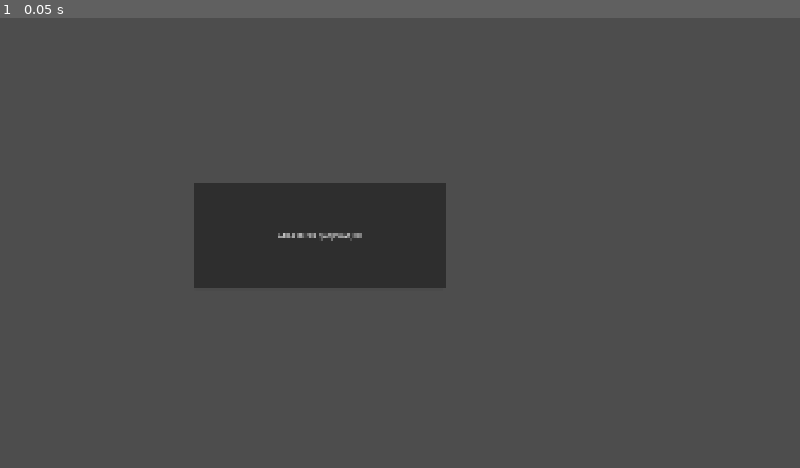
Above: before the commit, frame 1.
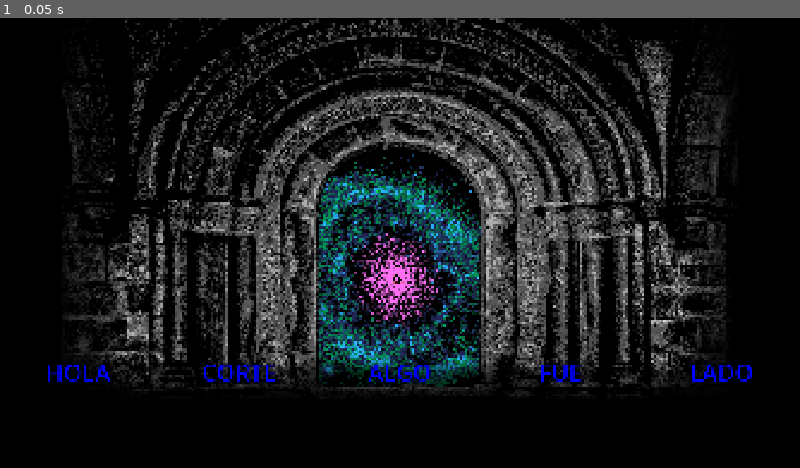
Above: after the commit, the same moment.

Repository: uminekoala/SeviJam6
Game: Godot game, scene res://SCENES/main.tscn
The game is run twice, just before and just after one commit, with the same random seed, the same clock (stepped at 60 frames per second) and the same inputs.
Inputs:
- Up to frame 1 (0.05 s): no input

The runs differ from the first frame. In frame 1, 88% of the frame differs, in the area x 0-100%, y 0-100%.

Commit message:
Primer raw del gameplay

Diff:
--- a/sevi-jam-6/SCENES/main.tscn
+++ b/sevi-jam-6/SCENES/main.tscn
@@ -1,6 +1,10 @@
 [gd_scene format=3 uid="uid://b8661bv6rht3u"]
 
 [ext_resource type="Script" uid="uid://cnl2fxijtk84v" path="res://SCRIPTS/main.gd" id="1_xh1h4"]
+[ext_resource type="Texture2D" uid="uid://q65lta1qp4q2" path="res://ASSETS/NEBULOSA_TRANS.png" id="2_0u8pi"]
+[ext_resource type="PackedScene" uid="uid://bkw5n5or2fn65" path="res://SCENES/panel_word.tscn" id="2_ac0l5"]
+[ext_resource type="Texture2D" uid="uid://dqckg2nemmsfy" path="res://ASSETS/PORTAL_BORDES.png" id="3_ys6xq"]
+[ext_resource type="Texture2D" uid="uid://d2fu14cnwfnow" path="res://ASSETS/PORTAL.png" id="4_df0lc"]
 
 [node name="Main" type="Control" unique_id=1683322235]
 layout_mode = 3
@@ -11,15 +15,122 @@
 grow_vertical = 2
 script = ExtResource("1_xh1h4")
 
-[node name="Button" type="Button" parent="." unique_id=282236916]
+[node name="ColorRect" type="ColorRect" parent="." unique_id=1252218071]
 layout_mode = 1
 anchors_preset = -1
-anchor_left = 0.24300002
-anchor_top = 0.36600003
-anchor_right = 0.55600005
-anchor_bottom = 0.60300004
-offset_left = -0.5600281
-offset_top = -0.2800293
-offset_right = 0.4798584
-offset_bottom = -0.24005127
-text = "ADLASMFKAFJAFJFWAFJKK"
+anchor_left = 0.35900003
+anchor_top = 0.372
+anchor_right = 0.62
+anchor_bottom = 0.726
+offset_left = 0.7199707
+offset_top = 0.23999023
+offset_right = -0.4000244
+offset_bottom = -0.08001709
+color = Color(1, 0.4392157, 0.9607843, 1)
+
+[node name="Nebulosa" type="TextureRect" parent="." unique_id=1513005473]
+layout_mode = 1
+anchors_preset = -1
+anchor_left = 0.17400001
+anchor_top = 0.07300001
+anchor_right = 0.81100005
+anchor_bottom = 0.86800003
+offset_left = 0.9199829
+offset_top = 0.15999603
+offset_right = 0.8798828
+offset_bottom = -0.44006348
+grow_horizontal = 2
+grow_vertical = 2
+texture = ExtResource("2_0u8pi")
+expand_mode = 1
+metadata/_edit_lock_ = true
+
+[node name="PortalBordes" type="TextureRect" parent="." unique_id=1979764003]
+layout_mode = 1
+anchors_preset = 15
+anchor_right = 1.0
+anchor_bottom = 1.0
+grow_horizontal = 2
+grow_vertical = 2
+texture = ExtResource("3_ys6xq")
+metadata/_edit_lock_ = true
+
+[node name="Portal" type="TextureRect" parent="." unique_id=1084267328]
+visible = false
+layout_mode = 1
+anchors_preset = 15
+anchor_right = 1.0
+anchor_bottom = 1.0
+grow_horizontal = 2
+grow_vertical = 2
+texture = ExtResource("4_df0lc")
+metadata/_edit_lock_ = true
+
+[node name="HBoxContainer" type="HBoxContainer" parent="." unique_id=1836792828]
+layout_mode = 1
+anchors_preset = -1
+anchor_top = 0.694
+anchor_right = 1.0
+anchor_bottom = 0.88100004
+offset_top = 0.47998047
+offset_bottom = -0.4800415
+grow_horizontal = 2
+grow_vertical = 0
+theme_override_constants/separation = 10
+
+[node name="MarginContainer" type="MarginContainer" parent="HBoxContainer" unique_id=1427598185]
+layout_mode = 2
+size_flags_horizontal = 3
+
+[node name="PanelWord" parent="HBoxContainer/MarginContainer" unique_id=685837623 instance=ExtResource("2_ac0l5")]
+layout_mode = 2
+
+[node name="MarginContainer2" type="MarginContainer" parent="HBoxContainer" unique_id=479259117]
+layout_mode = 2
+size_flags_horizontal = 3
+
+[node name="PanelWord" parent="HBoxContainer/MarginContainer2" unique_id=1953935624 instance=ExtResource("2_ac0l5")]
+layout_mode = 2
+
+[node name="Words" parent="HBoxContainer/MarginContainer2/PanelWord/MarginContainer" parent_id_path=PackedInt32Array(1953935624, 868865974) index="0" unique_id=343419220]
+text = "CORTE"
+id = 1
+
+[node name="MarginContainer3" type="MarginContainer" parent="HBoxContainer" unique_id=193801468]
+layout_mode = 2
+size_flags_horizontal = 3
+
+[node name="PanelWord" parent="HBoxContainer/MarginContainer3" unique_id=1413510630 instance=ExtResource("2_ac0l5")]
+layout_mode = 2
+
+[node name="Words" parent="HBoxContainer/MarginContainer3/PanelWord/MarginContainer" parent_id_path=PackedInt32Array(1413510630, 868865974) index="0" unique_id=343419220]
+text = "ALGO"
+id = 2
+
+[node name="MarginContainer4" type="MarginContainer" parent="HBoxContainer" unique_id=1348050489]
+layout_mode = 2
+size_flags_horizontal = 3
+
+[node name="PanelWord" parent="HBoxContainer/MarginContainer4" unique_id=463283630 instance=ExtResource("2_ac0l5")]
+layout_mode = 2
+
+[node name="Words" parent="HBoxContainer/MarginContainer4/PanelWord/MarginContainer" parent_id_path=PackedInt32Array(463283630, 868865974) index="0" unique_id=343419220]
+text = "FUE"
+id = 3
+
+[node name="MarginContainer5" type="MarginContainer" parent="HBoxContainer" unique_id=751890386]
+layout_mode = 2
+size_flags_horizontal = 3
+
+[node name="PanelWord" parent="HBoxContainer/MarginContainer5" unique_id=524969316 instance=ExtResource("2_ac0l5")]
+layout_mode = 2
+
+[node name="Words" parent="HBoxContainer/MarginContainer5/PanelWord/MarginContainer" parent_id_path=PackedInt32Array(524969316, 868865974) index="0" unique_id=343419220]
+text = "LADO"
+id = 4
+
+[editable path="HBoxContainer/MarginContainer/PanelWord"]
+[editable path="HBoxContainer/MarginContainer2/PanelWord"]
+[editable path="HBoxContainer/MarginContainer3/PanelWord"]
+[editable path="HBoxContainer/MarginContainer4/PanelWord"]
+[editable path="HBoxContainer/MarginContainer5/PanelWord"]
--- /dev/null
+++ b/sevi-jam-6/SCENES/panel_word.tscn
@@ -0,0 +1,34 @@
+[gd_scene format=3 uid="uid://bkw5n5or2fn65"]
+
+[ext_resource type="PackedScene" uid="uid://ca65c2vqhovuk" path="res://SCENES/words.tscn" id="1_cvflv"]
+
+[sub_resource type="StyleBoxEmpty" id="StyleBoxEmpty_bviin"]
+
+[node name="PanelWord" type="Panel" unique_id=685837623]
+anchors_preset = -1
+anchor_left = 0.001
+anchor_top = 0.006
+anchor_right = 0.157
+anchor_bottom = 0.14400001
+offset_left = 0.07999992
+offset_top = -0.48000002
+offset_right = 0.55999756
+offset_bottom = 0.47999573
+grow_horizontal = 2
+grow_vertical = 2
+theme_override_styles/panel = SubResource("StyleBoxEmpty_bviin")
+
+[node name="MarginContainer" type="MarginContainer" parent="." unique_id=868865974]
+layout_mode = 1
+anchors_preset = 15
+anchor_right = 1.0
+anchor_bottom = 1.0
+grow_horizontal = 2
+grow_vertical = 2
+theme_override_constants/margin_left = 10
+theme_override_constants/margin_top = 10
+theme_override_constants/margin_right = 10
+theme_override_constants/margin_bottom = 10
+
+[node name="Words" parent="MarginContainer" unique_id=343419220 instance=ExtResource("1_cvflv")]
+layout_mode = 2
--- /dev/null
+++ b/sevi-jam-6/SCENES/spell_controller.tscn
@@ -0,0 +1,6 @@
+[gd_scene format=3 uid="uid://bfahmupmw14mq"]
+
+[ext_resource type="Script" uid="uid://bi0xude8f5tl7" path="res://SCRIPTS/spell_controller.gd" id="1_ceqop"]
+
+[node name="SpellController" type="Node" unique_id=1845443421]
+script = ExtResource("1_ceqop")
--- /dev/null
+++ b/sevi-jam-6/SCENES/words.tscn
@@ -0,0 +1,22 @@
+[gd_scene format=3 uid="uid://ca65c2vqhovuk"]
+
+[ext_resource type="Script" uid="uid://bwsonqtkxb0ab" path="res://SCRIPTS/words.gd" id="1_l3dw1"]
+
+[node name="Words" type="RichTextLabel" unique_id=343419220]
+anchors_preset = 15
+anchor_right = 1.0
+anchor_bottom = 1.0
+grow_horizontal = 2
+grow_vertical = 2
+theme_override_colors/default_color = Color(1, 1, 1, 1)
+theme_override_colors/font_outline_color = Color(0, 0, 0, 1)
+theme_override_constants/outline_size = 5
+theme_override_font_sizes/normal_font_size = 56
+bbcode_enabled = true
+text = "HOLA"
+fit_content = true
+scroll_active = false
+autowrap_mode = 0
+horizontal_alignment = 1
+vertical_alignment = 1
+script = ExtResource("1_l3dw1")
--- /dev/null
+++ b/sevi-jam-6/SCRIPTS/global.gd
@@ -0,0 +1,52 @@
+extends Node
+
+# funcion global para todas las señales y variables a usar.
+# maquina de estado too
+
+var current_state = 0
+var dict_of_letters = ['A', 'B', 'C', 'D', 'E', 'F', 'G', 'H', 'I', 'J', 'K', 'L']
+var rgb_array = []
+var rgb_total
+var array_id = []
+signal word_solved(rgb_value, id)
+signal word_unsolved(rgb_value,id)
+
+# Called when the node enters the scene tree for the first time.
+func _ready() -> void:
+	connect("word_solved", on_word_solved)
+	connect("word_unsolved", on_word_unsolved)
+
+
+# Called every frame. 'delta' is the elapsed time since the previous frame.
+func _process(delta: float) -> void:
+	pass
+
+func on_word_solved(color: Color, id: int) -> void:
+	if (array_id.has(id)):
+		pass
+	else:
+		array_id.append(id)
+		rgb_array.append(color)
+		calculateColor()
+		print(array_id.size())
+		if (array_id.size() == 2):
+			next_state()
+
+func on_word_unsolved(color: Color, id: int) -> void:
+	if (array_id.has(id)):
+		array_id.erase(id)
+		rgb_array.erase(color)
+		calculateColor()
+
+func calculateColor() -> Color:
+	if rgb_array.size() == 2:
+		# Se han rellenado las dos palabras.
+		rgb_total = rgb_array[0] + rgb_array[1]
+		return rgb_total
+	elif rgb_array.size() == 1:
+		return rgb_array[0]
+	else:
+		return Color.BLACK
+
+func next_state() -> void:
+	print("next state")
--- /dev/null
+++ b/sevi-jam-6/SCRIPTS/spell_controller.gd
@@ -0,0 +1,22 @@
+extends Node
+
+signal letter_pressed(letter)
+signal letter_released(letter)
+
+var is_gameplay = true #debug
+
+# Called when the node enters the scene tree for the first time.
+func _ready() -> void:
+	pass # Replace with function body.
+
+# Called every frame. 'delta' is the elapsed time since the previous frame.
+func _process(delta: float) -> void:
+	pass
+
+
+func _input(event):
+	if is_gameplay:
+		if event is InputEventKey and event.is_pressed():
+			letter_pressed.emit(event.as_text_key_label())
+		elif event is InputEventKey and event.is_released():
+			letter_released.emit(event.as_text_key_label())
--- /dev/null
+++ b/sevi-jam-6/SCRIPTS/words.gd
@@ -0,0 +1,83 @@
+extends RichTextLabel
+
+var is_solved = false
+@export var rgb_value = Color.BLUE
+@export var id = 0
+var array_letters = []
+var array_pressed_letters = []
+var dict_animated_letters = {}
+var is_animated = false
+@onready var original_text = text
+
+
+# Called when the node enters the scene tree for the first time.
+func _ready() -> void:
+	SpellController.connect("letter_pressed", on_letter_pressed)
+	SpellController.connect("letter_released", on_letter_released)
+	for c in text:
+		array_letters.append(c)
+	array_letters = unique_array(array_letters)
+	array_letters.sort()
+	for a in array_letters:
+		dict_animated_letters[a] = false
+
+	add_theme_color_override("default_color",rgb_value)
+
+
+# Called every frame. 'delta' is the elapsed time since the previous frame.
+func _process(delta: float) -> void:
+	pass
+
+func unique_array(arr: Array) -> Array:
+	var dict := {}
+	for a in arr:
+		dict[a] = 1
+	return dict.keys()
+
+
+func on_letter_pressed(letter: String) -> void:
+	if array_pressed_letters.has(letter):
+		pass
+	if original_text.contains(letter):
+		animate_such_letter(letter)
+		array_pressed_letters.append(letter)
+		array_pressed_letters = unique_array(array_pressed_letters)
+		array_pressed_letters.sort()
+		if array_letters.size() <= array_pressed_letters.size():
+			var solved = true
+			for i in range(array_letters.size()):
+				if array_pressed_letters[i] != array_letters[i]:
+					solved = false
+					break
+			is_solved = solved
+			#print("array letters")
+			#print(array_letters)
+			#print("array pressed letters")
+			#print(array_pressed_letters)
+			#print("valor")
+			#print(is_solved)
+			if (is_solved):
+				Global.word_solved.emit(rgb_value, id)
+
+
+func on_letter_released(letter: String) -> void:
+	if array_pressed_letters.has(letter):
+		if is_solved:
+			Global.word_unsolved.emit(rgb_value, id)
+			is_solved = false
+		array_pressed_letters = unique_array(array_pressed_letters)
+		array_pressed_letters.sort()
+		array_pressed_letters.erase(letter)
+		text = original_text
+		dict_animated_letters[letter] = false
+
+
+func animate_such_letter(letter: String) -> void:
+	for i in text.length():
+		if letter == text[i]:
+			if !dict_animated_letters[letter]:
+				var substring1 = text.substr(0, i)
+				var substring2 = text.substr(i,text.length())
+				var animated = "[wave amp=100.0 freq=15.0 connected=1]"
+				text = substring1 + animated + substring2[0] + "[/wave]" + substring2.substr(1,-1)
+				dict_animated_letters[letter] = true
--- a/sevi-jam-6/project.godot
+++ b/sevi-jam-6/project.godot
@@ -14,6 +14,11 @@
 run/main_scene="uid://b8661bv6rht3u"
 config/features=PackedStringArray("4.7", "Forward Plus")
 config/icon="res://icon.svg"
+
+[autoload]
+
+Global="*uid://cahh56msljf17"
+SpellController="*uid://bi0xude8f5tl7"
 
 [display]
 
@@ -36,4 +41,5 @@
 
 [rendering]
 
+textures/canvas_textures/default_texture_filter=0
 rendering_device/driver.windows="d3d12"
Not shown, added: sevi-jam-6/ASSETS/NEBULOSA_TRANS.png.import
Not shown, added: sevi-jam-6/ASSETS/PORTAL.png.import
Not shown, added: sevi-jam-6/ASSETS/PORTAL_BORDES.png.import
Not shown, added: sevi-jam-6/SCRIPTS/global.gd.uid
Not shown, added: sevi-jam-6/SCRIPTS/spell_controller.gd.uid
Not shown, added: sevi-jam-6/SCRIPTS/words.gd.uid
